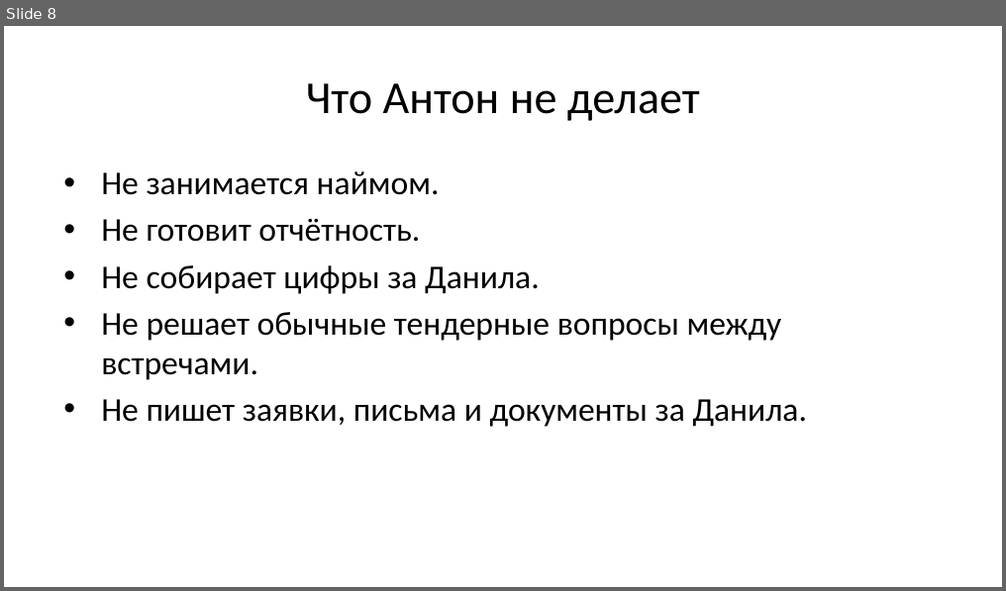
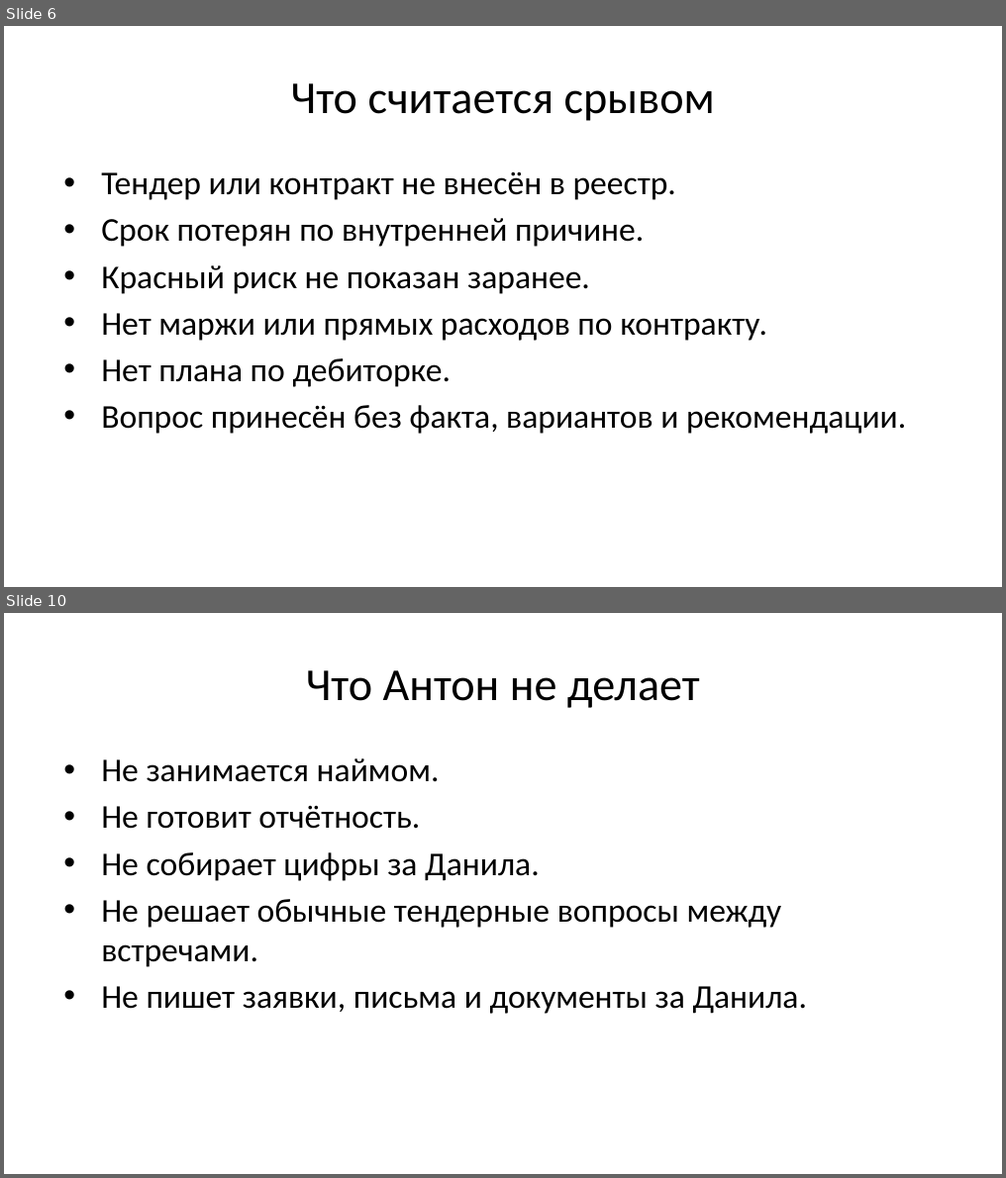
Before and after one commit to instrumentburg-sudo/danil-roadmap, a slide deck: artifacts/slides.pptx. Shown one above the other, each under a label of ours: slide 8 before the commit, slides 6 and 10 after it; the slides between them are not shown. The pictures are 1006x591 and 1006x1178 pixels, drawn with LibreOffice and Linux fonts; fonts in the diff are those of the drawing. Boxes give left, top, right and bottom in pixels: in the first picture for what was removed or moved away, otherwise in the second. Text is boxed around its words. In the diff, an @@ line names an element or a change of style, - is before the commit and + after.

```diff
--- a/artifacts/slides.pptx
+++ b/artifacts/slides.pptx
@@ slide 6 added at <box>4,26,1002,587</box>, background #FFFFFF @@
@@ title added at <box>291,83,715,121</box>, 33 pt, text #000000 @@
+Что считается срывом
@@ text added at <box>101,172,906,434</box>, 24 pt, text #000000 @@
+• Тендер или контракт не внесён в реестр.
+• Срок потерян по внутренней причине.
+• Красный риск не показан заранее.
+• Нет маржи или прямых расходов по контракту.
+• Нет плана по дебиторке.
+• Вопрос принесён без факта, вариантов и рекомендации.
@@ what was slide 8 is now slide 10 @@
```
Also in this commit, not shown: 7 slides changed, 4 other slides added, 3 slides removed, 9 other files.
